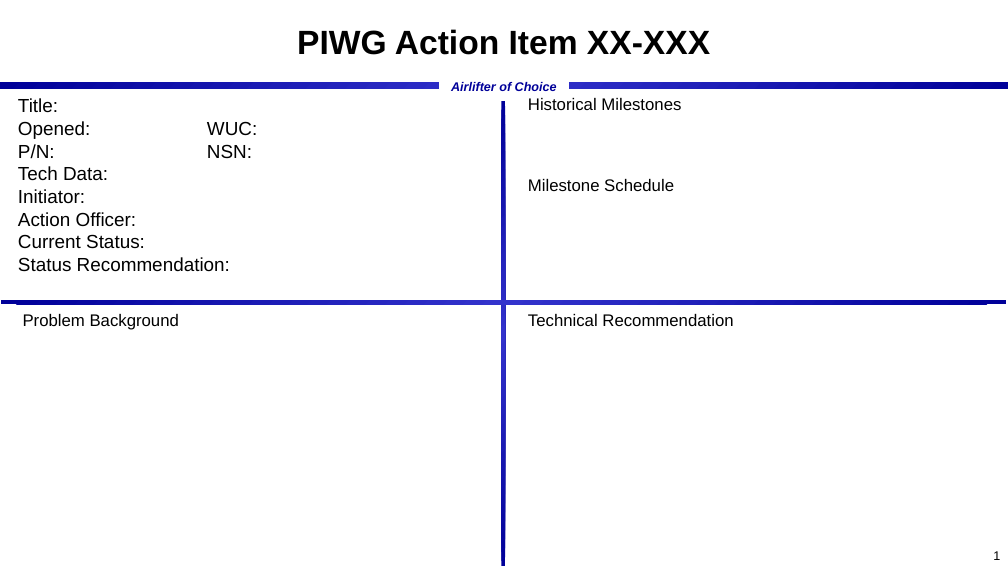
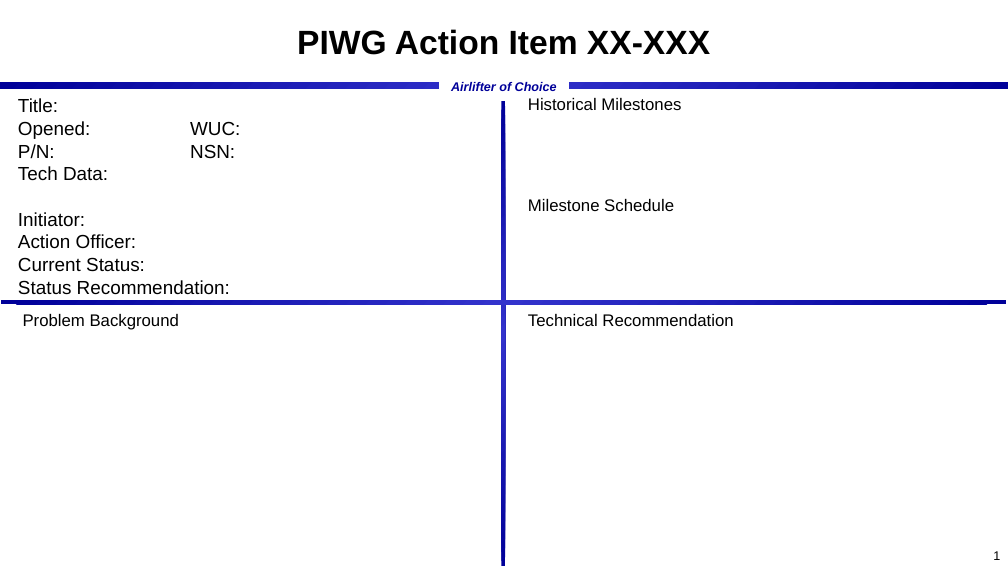
Before and after one commit to jkdehart/access_dbs, a slide deck: slide 1 of pwig/templates/PIWG.pptx. Drawn at 1008x567 pixels with LibreOffice and Linux fonts; fonts in the diff are those of the drawing; background and template pictures are left out. Boxes give left, top, right and bottom in pixels: in the first picture for what was removed or moved away, otherwise in the second. Text is boxed around its words. In the diff, an @@ line names an element or a change of style, - is before the commit and + after.

```diff
--- a/pwig/templates/PIWG.pptx
+++ b/pwig/templates/PIWG.pptx
@@ text "Title:" rewrapped from bbox=[18, 98, 257, 272] to bbox=[18, 98, 230, 295] @@
@@ text "Historical Milestones" rewrapped from bbox=[528, 98, 681, 191] to bbox=[528, 98, 681, 211] @@
```
Also in this commit, not shown: 10 other files.
